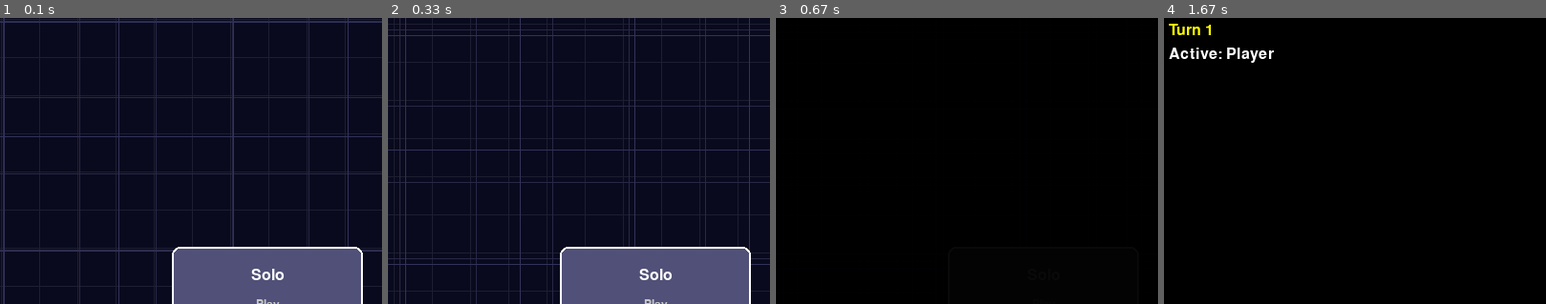
Above: before the commit, frames 1-4 (left to right).
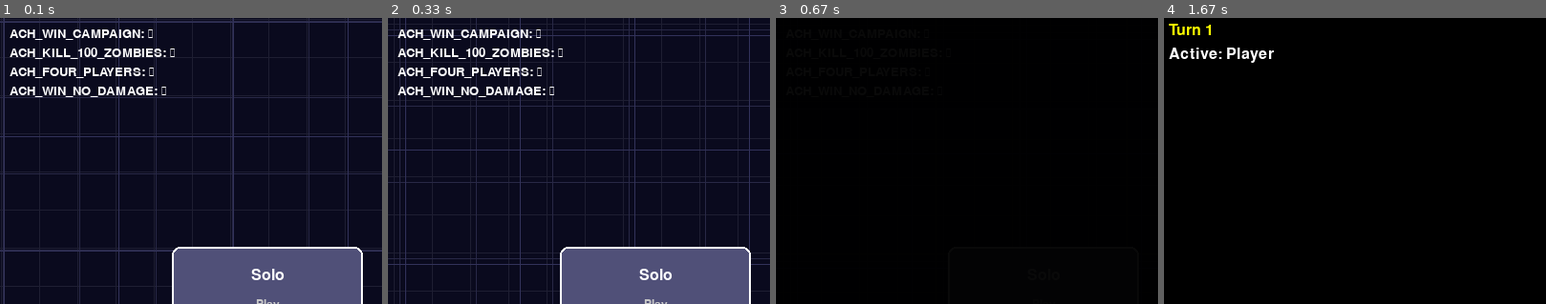
Above: after the commit, the same moments.

Repository: Yefym707/Game
Game: pygame game, started from scripts/run_gui.py
Two runs of this game, one before a commit and one after it. Both use one fixed random seed, a clock stepped at 60 frames per second and the inputs below.
Inputs (mouse positions are % of the whole screen's width and height, from its top left):
- Up to frame 1 (0.1 s): no input
- Up to frame 2 (0.33 s): no input
- Up to frame 3 (0.67 s): click "Solo" at 0.38 s
- Up to frame 4 (1.67 s): type "ann" at 0.67 s; tap Enter at 1 s; click (26, 51) at 1.27 s; tap Space at 1.55 s
The pictures show only the part of the screen within x 0-50%, y 0-50%; the shares and areas given below are measured in that part.

The runs differ from the first frame. In frame 1, 2.7% of the frame differs, in the area x 2-46%, y 4-28%; in frame 2, 2.7%; in frame 3, less than 0.1%; in frame 4, nothing differs.

Commit message:
Add unit tests for achievement triggers

Diff:
--- a/data/locales/en.json
+++ b/data/locales/en.json
@@ -31,4 +31,8 @@
   "START": "Start",
   "PING": "Ping",
   "DISCONNECTED": "Disconnected"
+  ,"ACH_WIN_CAMPAIGN": "Campaign Conqueror"
+  ,"ACH_KILL_100_ZOMBIES": "Zombie Slayer"
+  ,"ACH_FOUR_PLAYERS": "Full House"
+  ,"ACH_WIN_NO_DAMAGE": "Untouchable"
 }
--- a/data/locales/ru.json
+++ b/data/locales/ru.json
@@ -31,4 +31,8 @@
   "START": "Старт",
   "PING": "Пинг",
   "DISCONNECTED": "Отключен"
+  ,"ACH_WIN_CAMPAIGN": "Победа в кампании"
+  ,"ACH_KILL_100_ZOMBIES": "100 зомби уничтожено"
+  ,"ACH_FOUR_PLAYERS": "Игра с 4 игроками"
+  ,"ACH_WIN_NO_DAMAGE": "Победа без урона"
 }
--- a/src/client/scene_game.py
+++ b/src/client/scene_game.py
@@ -11,7 +11,7 @@
 from .sfx import SFX, set_volume
 from .net_client import NetClient
 from gamecore import board as gboard
-from gamecore import rules, saveio, config as gconfig
+from gamecore import rules, saveio, config as gconfig, achievements
 
 try:  # pragma: no cover - optional dependency
     import pygame.messagebox as messagebox
@@ -40,12 +40,14 @@
                 for pdata, player in zip(pconf, self.state.players):
                     player.name = pdata.get("name", player.name)
                     player.color = pdata.get("color", player.color)
+            achievements.on_game_start(len(self.state.players))
         else:
             try:
                 self.state = saveio.load_game(self.autosave_path)
             except Exception as exc:
                 self.state = gboard.create_game()
                 self._show_error(str(exc))
+            achievements.on_game_start(len(self.state.players))
         rules.set_seed(0)
         self.camera_x = 0.0
         self.camera_y = 0.0
@@ -112,6 +114,7 @@
                 self._handle_move(action)
             elif action == "rest":
                 self.state.add_log("rest")
+                achievements.on_campaign_win()
             elif action == "scavenge":
                 self.state.add_log("scavenge")
         elif event.type == pygame.MOUSEWHEEL:
@@ -144,6 +147,7 @@
             msg = f"clicked {(x, y)}"
             self.state.add_log(msg)
             self.sfx.play("pickup")
+            achievements.on_zombie_kill()
 
     # update / draw ----------------------------------------------------
     def update(self, dt: float) -> None:
--- a/src/client/scene_menu.py
+++ b/src/client/scene_menu.py
@@ -4,6 +4,7 @@
 import pygame
 
 from gamecore.i18n import gettext as _
+from gamecore import achievements
 from .app import Scene
 from .ui.widgets import Button, Card, NameField, ColorPicker
 from .sfx import set_volume
@@ -47,6 +48,7 @@
         self.focus_idx = 0
         self.focusables[0].focus = True
         self.bg_time = 0.0
+        self.ach_font = pygame.font.Font(None, 20)
 
     # callbacks ---------------------------------------------------------
     def _start_mode(self, mode: str) -> None:
@@ -108,6 +110,10 @@
             card.draw(surface)
         self.continue_btn.draw(surface)
         self.settings_btn.draw(surface)
+        for i, (aid, unlocked) in enumerate(achievements.list_achievements()):
+            txt = f"{aid}: {'✔' if unlocked else '✘'}"
+            img = self.ach_font.render(txt, True, (255, 255, 255))
+            surface.blit(img, (10, 10 + i * 20))
 
 
 class LocalCoopScene(Scene):
--- /dev/null
+++ b/src/gamecore/achievements.py
@@ -0,0 +1,73 @@
+from __future__ import annotations
+
+"""Simple achievement tracking hooked into ``steamwrap``.
+
+The implementation keeps track of a couple of counters and forwards unlocked
+achievements to :mod:`integrations.steamwrap`.  In tests a fake steam wrapper
+can be supplied via :func:`init`.
+"""
+
+from typing import Iterable, Tuple
+
+from integrations import steam as _steam_default
+
+# Achievement identifiers -------------------------------------------------
+ACH_WIN_CAMPAIGN = "ACH_WIN_CAMPAIGN"
+ACH_KILL_100 = "ACH_KILL_100_ZOMBIES"
+ACH_FOUR_PLAYERS = "ACH_FOUR_PLAYERS"
+ACH_WIN_NO_DAMAGE = "ACH_WIN_NO_DAMAGE"
+
+_steam = _steam_default
+_kill_count = 0
+_no_damage = True
+
+
+def init(wrapper=_steam_default) -> None:
+    """Initialise the module with a specific steam wrapper."""
+
+    global _steam
+    _steam = wrapper
+    reset()
+
+
+def reset() -> None:
+    global _kill_count, _no_damage
+    _kill_count = 0
+    _no_damage = True
+
+
+def on_game_start(players: int) -> None:
+    """Call when a new game starts."""
+
+    reset()
+    if players >= 4:
+        _steam.set_achievement(ACH_FOUR_PLAYERS)
+        _steam.store_stats()
+
+
+def on_zombie_kill() -> None:
+    global _kill_count
+    _kill_count += 1
+    if _kill_count >= 100:
+        _steam.set_achievement(ACH_KILL_100)
+        _steam.store_stats()
+
+
+def on_player_damage() -> None:
+    global _no_damage
+    _no_damage = False
+
+
+def on_campaign_win() -> None:
+    _steam.set_achievement(ACH_WIN_CAMPAIGN)
+    if _no_damage:
+        _steam.set_achievement(ACH_WIN_NO_DAMAGE)
+    _steam.store_stats()
+    reset()
+
+
+def list_achievements() -> Iterable[Tuple[str, bool]]:
+    """Return all achievement ids with unlocked state."""
+
+    ids = [ACH_WIN_CAMPAIGN, ACH_KILL_100, ACH_FOUR_PLAYERS, ACH_WIN_NO_DAMAGE]
+    return [(aid, _steam.is_achievement_unlocked(aid)) for aid in ids]
--- a/src/gamecore/saveio.py
+++ b/src/gamecore/saveio.py
@@ -6,6 +6,7 @@
 from typing import Any
 
 from . import board, rules, entities
+from integrations import steam
 
 SAVE_VERSION = 2
 
@@ -29,17 +30,33 @@
         "state": state.to_dict(),
     }
     text = json.dumps(data)
-    if path.suffix == ".gz":
-        with gzip.open(path, "wt", encoding="utf-8") as fh:
-            fh.write(text)
+    if steam.cloud_saves:
+        payload: bytes
+        if path.suffix == ".gz":
+            payload = gzip.compress(text.encode("utf-8"))
+        else:
+            payload = text.encode("utf-8")
+        steam.save(path.name, payload)
     else:
-        with path.open("w", encoding="utf-8") as fh:
-            fh.write(text)
+        if path.suffix == ".gz":
+            with gzip.open(path, "wt", encoding="utf-8") as fh:
+                fh.write(text)
+        else:
+            with path.open("w", encoding="utf-8") as fh:
+                fh.write(text)
 
 
 def load_game(path: str | Path) -> board.GameState:
     path = Path(path)
-    if path.suffix == ".gz":
+    if steam.cloud_saves:
+        raw = steam.load(path.name)
+        if raw is None:
+            raise FileNotFoundError(path.name)
+        if path.suffix == ".gz":
+            data = json.loads(gzip.decompress(raw).decode("utf-8"))
+        else:
+            data = json.loads(raw.decode("utf-8"))
+    elif path.suffix == ".gz":
         with gzip.open(path, "rt", encoding="utf-8") as fh:
             data = json.load(fh)
     else:
--- /dev/null
+++ b/src/integrations/__init__.py
@@ -0,0 +1,3 @@
+from .steamwrap import steam
+
+__all__ = ["steam"]
--- /dev/null
+++ b/src/integrations/steamwrap.py
@@ -0,0 +1,79 @@
+from __future__ import annotations
+
+"""Thin wrapper around the Steamworks API.
+
+The module tries to load the real Steamworks SDK when the environment variable
+``STEAM_SDK_PATH`` is set.  If anything fails we fall back to a lightweight
+stub so the game keeps functioning outside of Steam.
+"""
+
+import os
+from typing import Optional
+
+STEAMWORKS = None
+try:  # pragma: no cover - import is optional
+    sdk_path = os.environ.get("STEAM_SDK_PATH")
+    if sdk_path:
+        import sys
+
+        sys.path.append(sdk_path)
+        from steamworks import STEAMWORKS  # type: ignore
+except Exception:  # pragma: no cover - fall back to stub
+    STEAMWORKS = None
+
+
+class _StubSteam:
+    """Fallback implementation used when Steam is unavailable."""
+
+    cloud_saves = False
+
+    def __init__(self) -> None:
+        self._achievements: set[str] = set()
+
+    def set_achievement(self, ach_id: str) -> None:  # pragma: no cover - trivial
+        self._achievements.add(ach_id)
+
+    def is_achievement_unlocked(self, ach_id: str) -> bool:  # pragma: no cover - trivial
+        return ach_id in self._achievements
+
+    def store_stats(self) -> None:  # pragma: no cover - trivial
+        pass
+
+    def save(self, name: str, data: bytes) -> bool:  # pragma: no cover - stub
+        return False
+
+    def load(self, name: str) -> Optional[bytes]:  # pragma: no cover - stub
+        return None
+
+
+if STEAMWORKS:
+    class _Steam(_StubSteam):  # pragma: no cover - requires SDK
+        cloud_saves = True
+
+        def __init__(self) -> None:
+            super().__init__()
+            self._sw = STEAMWORKS()
+            self._sw.initialize()
+
+        def set_achievement(self, ach_id: str) -> None:
+            self._sw.UserStats.SetAchievement(ach_id)
+
+        def is_achievement_unlocked(self, ach_id: str) -> bool:
+            ok, achieved = self._sw.UserStats.GetAchievement(ach_id)
+            return bool(achieved)
+
+        def store_stats(self) -> None:
+            self._sw.UserStats.StoreStats()
+
+        def save(self, name: str, data: bytes) -> bool:
+            self._sw.RemoteStorage.FileWrite(name, data)
+            return True
+
+        def load(self, name: str) -> Optional[bytes]:
+            if self._sw.RemoteStorage.FileExists(name):
+                return self._sw.RemoteStorage.FileRead(name)
+            return None
+
+    steam = _Steam()
+else:
+    steam = _StubSteam()
--- /dev/null
+++ b/tests/test_achievements.py
@@ -0,0 +1,58 @@
+import sys
+import pathlib
+
+sys.path.insert(0, str(pathlib.Path(__file__).resolve().parents[1] / "src"))
+
+from gamecore import achievements
+
+
+class FakeSteam:
+    def __init__(self):
+        self.achievements = set()
+        self.stats_calls = 0
+        self.cloud_saves = False
+
+    def set_achievement(self, aid):
+        self.achievements.add(aid)
+
+    def is_achievement_unlocked(self, aid):
+        return aid in self.achievements
+
+    def store_stats(self):
+        self.stats_calls += 1
+
+
+def setup_function(_):
+    achievements.init(FakeSteam())
+
+
+def test_campaign_win_unlocks():
+    achievements.on_campaign_win()
+    steam = achievements._steam  # type: ignore
+    assert achievements.ACH_WIN_CAMPAIGN in steam.achievements
+    assert steam.stats_calls == 1
+
+
+def test_kill_counter():
+    for _ in range(100):
+        achievements.on_zombie_kill()
+    steam = achievements._steam  # type: ignore
+    assert achievements.ACH_KILL_100 in steam.achievements
+
+
+def test_four_players_on_start():
+    achievements.on_game_start(4)
+    steam = achievements._steam  # type: ignore
+    assert achievements.ACH_FOUR_PLAYERS in steam.achievements
+
+
+def test_no_damage_win():
+    achievements.on_campaign_win()
+    steam = achievements._steam  # type: ignore
+    assert achievements.ACH_WIN_NO_DAMAGE in steam.achievements
+
+    achievements.init(FakeSteam())
+    achievements.on_player_damage()
+    achievements.on_campaign_win()
+    steam = achievements._steam  # type: ignore
+    assert achievements.ACH_WIN_NO_DAMAGE not in steam.achievements
Not shown, changed: README.md
